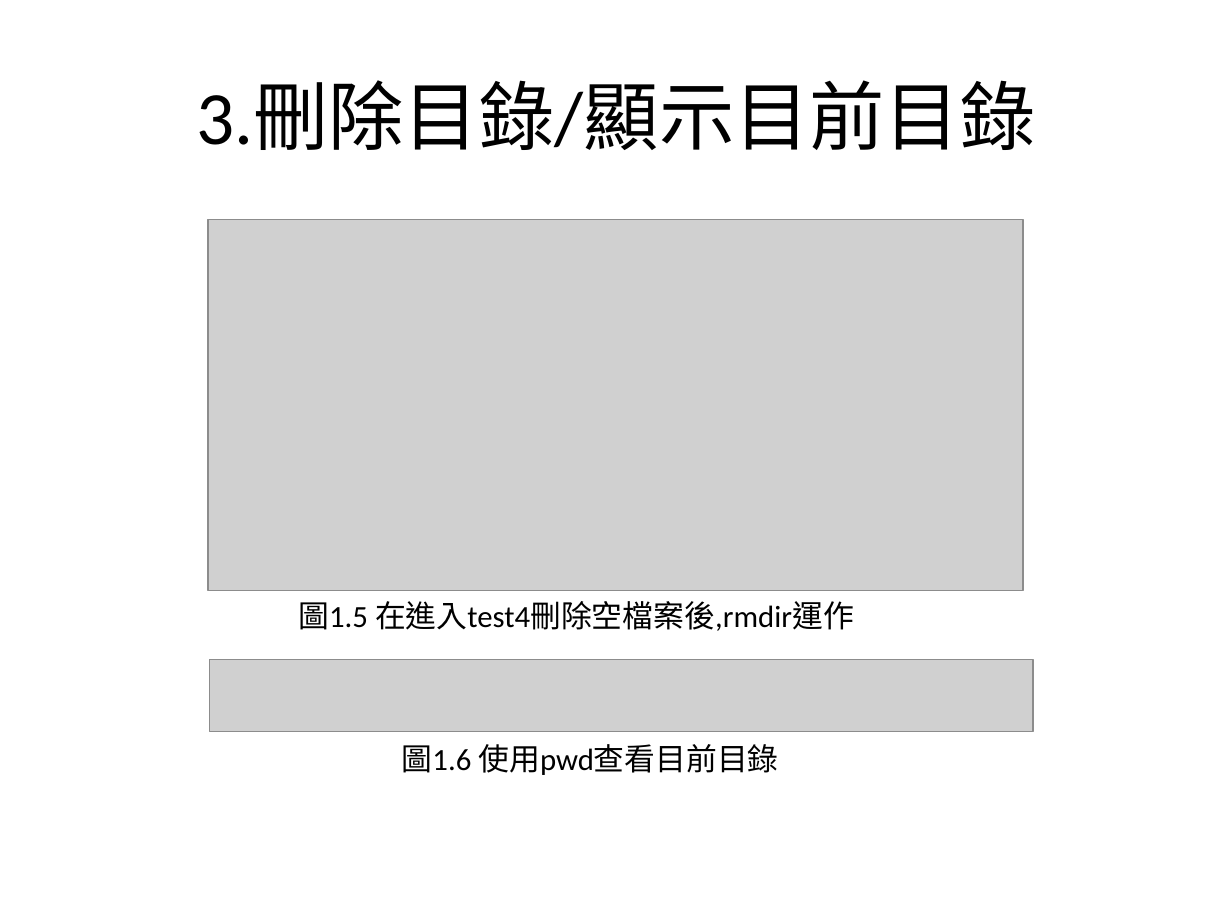
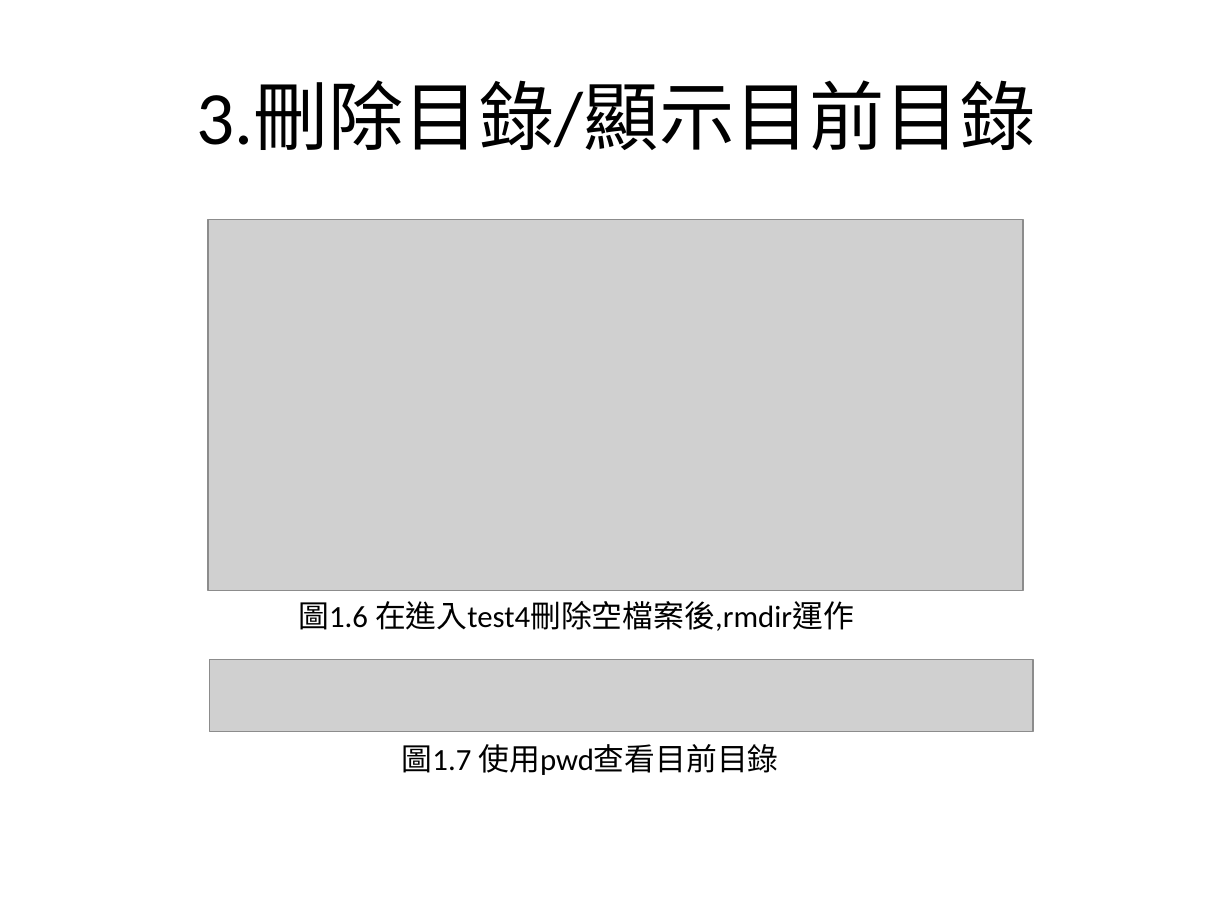
Before and after one commit to charlie11438/note, a slide deck: slide 10 of Linux/Linux_1.pptx. Drawn at 1232x924 pixels with LibreOffice and Linux fonts; fonts in the diff are those of the drawing; grey boxes stand for pictures. Boxes give left, top, right and bottom in pixels: in the first picture for what was removed or moved away, otherwise in the second. Text is boxed around its words. In the diff, an @@ line names an element or a change of style, - is before the commit and + after.

```diff
--- a/Linux/Linux_1.pptx
+++ b/Linux/Linux_1.pptx
@@ text at [298, 601, 854, 631]: text changed @@
-圖1.5 在進入test4刪除空檔案後,rmdir運作
+圖1.6 在進入test4刪除空檔案後,rmdir運作
@@ text at [402, 744, 778, 775]: text changed @@
-圖1.6 使用pwd查看目前目錄
+圖1.7 使用pwd查看目前目錄
```
Also in this commit, not shown: 8 other slides changed.
